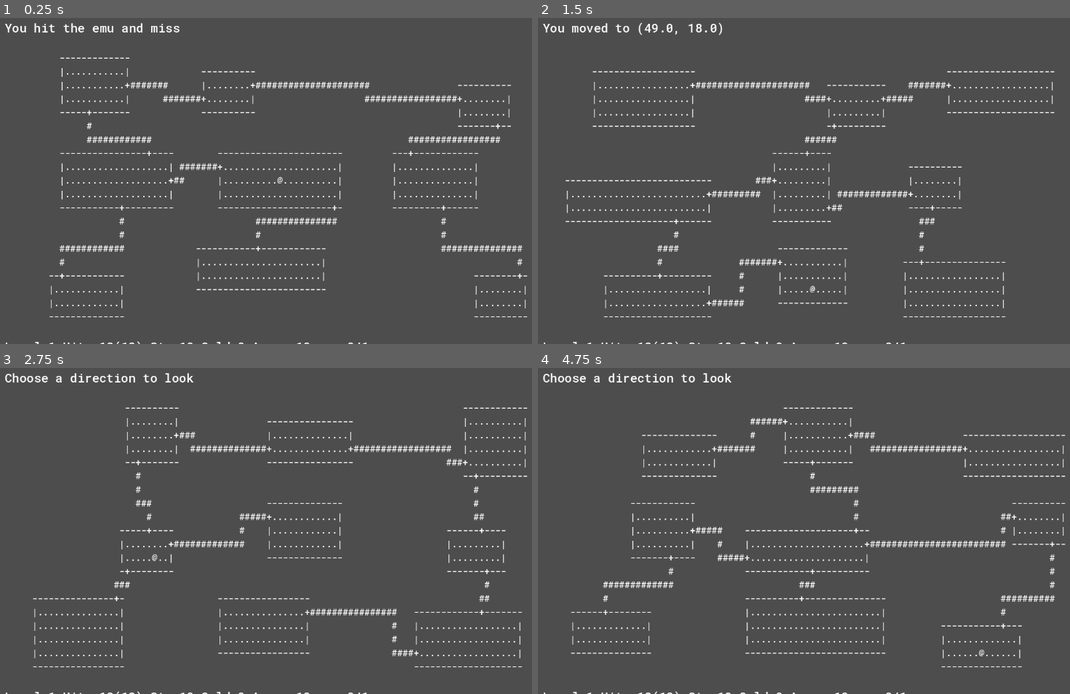
Above: before the commit, frames 1-4 (two rows, left to right).
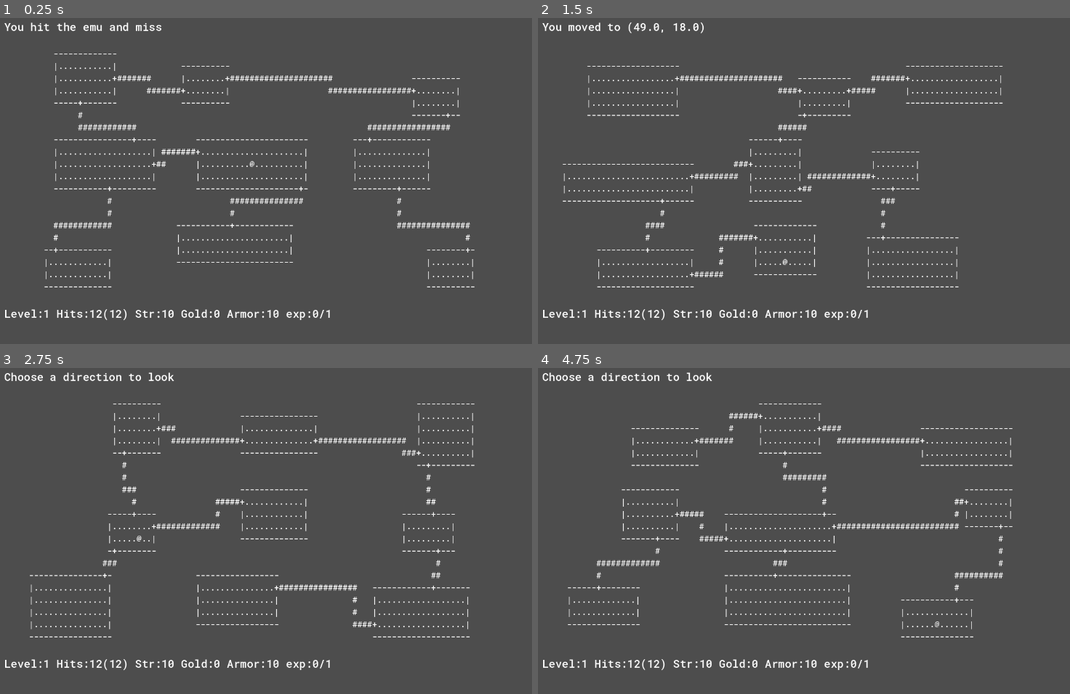
Above: after the commit, the same moments.

Repository: Kristjan-Kessel/GodotRogue
Game: Godot game, scene res://Scenes/main.tscn
Two runs of this game, one before a commit and one after it. Both use one fixed random seed, a clock stepped at 60 frames per second and the inputs below.
Inputs:
- Up to frame 1 (0.25 s): no input
- Up to frame 2 (1.5 s): tap Enter (ui_accept) at 0.5, 0.77, 1.25 s; hold Right (ui_right) 0.53-1.28 s; tap F (command_find) at 0.6 s; hold Down (ui_down) from 1.28 s (still down); tap . (command_rest) at 1.35 s
- Up to frame 3 (2.75 s): tap Enter (ui_accept) at 1.52, 2 s; release Down (ui_down) at 2.03 s; hold Right (ui_right) from 2.03 s (still down); tap F (command_find) at 2.1 s
- Up to frame 4 (4.75 s): tap Enter (ui_accept) at 2.75, 3.02, 3.5, 3.77, 4.25, 4.52 s; release Right (ui_right) at 2.78 s; hold Up (ui_up) 2.78-3.53 s; tap . (command_rest) at 2.85, 4.35 s; hold Left (ui_left) from 3.53 s (still down); tap F (command_find) at 3.6 s

The runs differ from the first frame. In frame 1, 7.5% of the frame differs, in the area x 0-100%, y 1-100%; in frame 2, 6.6%; in frame 3, 6.6%; in frame 4, 7.1%.

Commit message:
update to godot 4.4

Diff:
--- a/project.godot
+++ b/project.godot
@@ -12,7 +12,7 @@
 
 config/name="GodotRogue"
 run/main_scene="res://Scenes/Main.tscn"
-config/features=PackedStringArray("4.3", "Forward Plus")
+config/features=PackedStringArray("4.4", "Forward Plus")
 config/icon="res://icon.svg"
 
 [autoload]
@@ -22,6 +22,8 @@
 
 [display]
 
+window/size/viewport_width=1280
+window/size/viewport_height=720
 window/stretch/mode="viewport"
 
 [gui]
Not shown, added: Globals/Constants.gd.uid
Not shown, added: Globals/Globals.gd.uid
Not shown, changed: RobotoMono-Medium.ttf.import
Not shown: 1 places in Scenes/main.tscn that only renumber resources
Not shown, added: Scripts/level_generator.gd.uid
Not shown, added: Scripts/main.gd.uid
Not shown, added: Scripts/player.gd.uid
Not shown, added: Scripts/tile.gd.uid
Not shown, added: Scripts/ui.gd.uid
